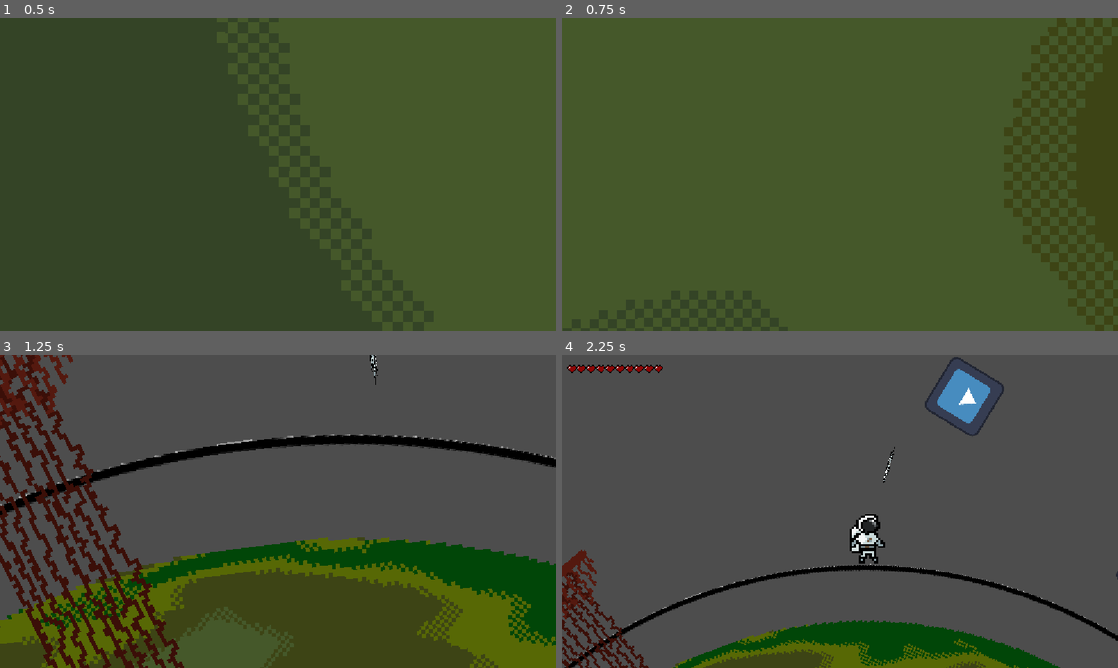
Above: before the commit, frames 1-4 (two rows, left to right).
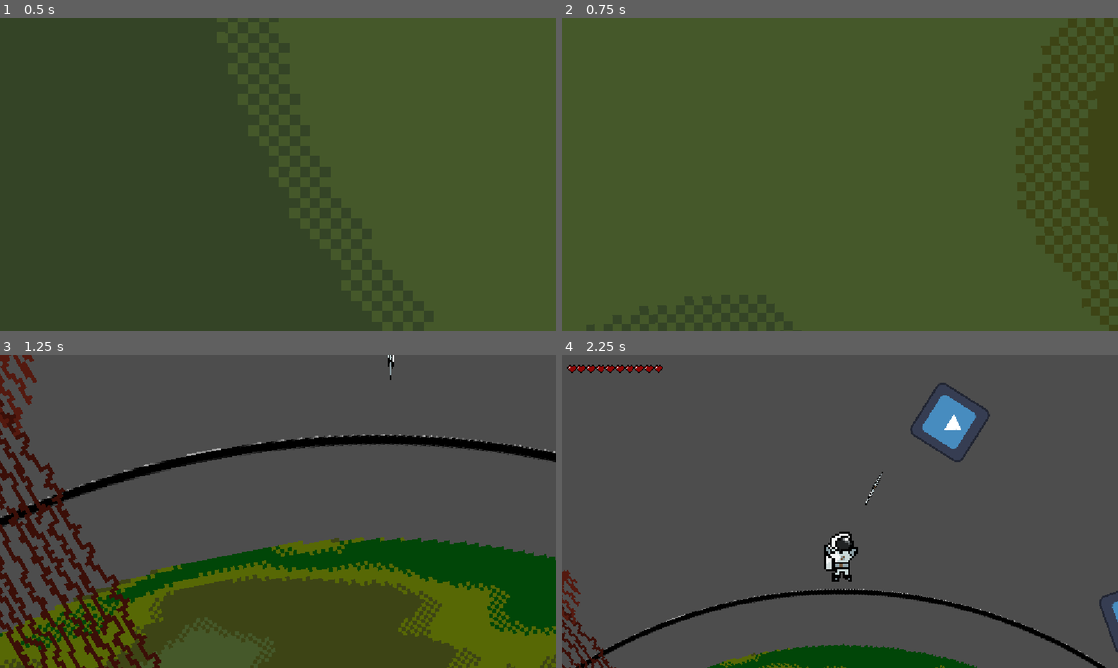
Above: after the commit, the same moments.

Repository: sDANTOSO/whs-overlockers-kiwihacks
Game: Godot game, scene res://Scenes/test_planet2.tscn
The game is run twice, just before and just after one commit, with the same random seed, the same clock (stepped at 60 frames per second) and the same inputs. This scene is started directly instead of the project's main scene. The engine's default icon, where the game draws it, is replaced by a stand-in: a white triangle on a blue panel in a dark square.
Inputs (mouse positions are in pixels of both pictures, inside the frame that each line leads up to):
- Up to frame 1 (0.5 s): no input
- Up to frame 2 (0.75 s): tap Enter (ui_accept) at 0.5 s; move the mouse to (962, 158) at 0.52 s; hold Right (ui_right) from 0.53 s (still down); hold C (checkpoint) from 0.53 s (still down)
- Up to frame 3 (1.25 s): keep holding Right (ui_right); keep holding C (checkpoint); tap Enter (ui_accept) at 0.77 s
- Up to frame 4 (2.25 s): move the mouse to (728, 527) at 1.27 s; release Right (ui_right) at 1.28 s; release C (checkpoint) at 1.28 s; hold Left (ui_left) 1.28-2.03 s; tap C (checkpoint) at 1.35 s; tap Enter (ui_accept) at 1.52 s; move the mouse to (895, 442) at 2.02 s; hold Right (ui_right) from 2.03 s (still down); hold C (checkpoint) from 2.03 s (still down)

Frame 1 is identical in both runs. In frame 3, 19% of the frame differs, in the area x 0-100%, y 0-100%; in frame 4, 15%.

Commit message:
fixed mid-air movement

Diff:
--- a/fruity-space/Scenes/player.tscn
+++ b/fruity-space/Scenes/player.tscn
@@ -8,7 +8,7 @@
 size = Vector2(72, 102)
 
 [sub_resource type="RectangleShape2D" id="RectangleShape2D_ktfyh"]
-size = Vector2(30, 2)
+size = Vector2(58.61, 5.525)
 
 [node name="Player" type="CharacterBody2D" unique_id=281807801 groups=["Player"]]
 script = ExtResource("1_cvnsp")
@@ -32,4 +32,4 @@
 [node name="ShapeCast2D" type="ShapeCast2D" parent="." unique_id=212273052]
 position = Vector2(0, 12)
 shape = SubResource("RectangleShape2D_ktfyh")
-target_position = Vector2(0, 51)
+target_position = Vector2(0, 51.91)
--- a/fruity-space/Scripts/player.gd
+++ b/fruity-space/Scripts/player.gd
@@ -2,8 +2,8 @@
 
 
 @export var GROUNDSPEED:float = 100
-@export var AIRSPEED:float = 5
-@export var MAXAIRSPEED: float = 15;
+@export var AIRSPEED:float = 15
+@export var MAXAIRSPEED: float = 600;
 @export var FRICTION: float = 0.8;
 @export var G: float = 15;
 @export var jump_velocity: int = 700
@@ -63,7 +63,9 @@
 
 	if !grounded:
 		velocity += diffToPlanet * G;
-		if velocity.length()<MAXAIRSPEED:
+		print(velocity.length());
+		var newMag = (velocity+horizontalVelocity).length();
+		if newMag < MAXAIRSPEED || newMag<velocity.length():
 			velocity+=horizontalVelocity*AIRSPEED;
 	else:
 		velocity+=horizontalVelocity*GROUNDSPEED;
